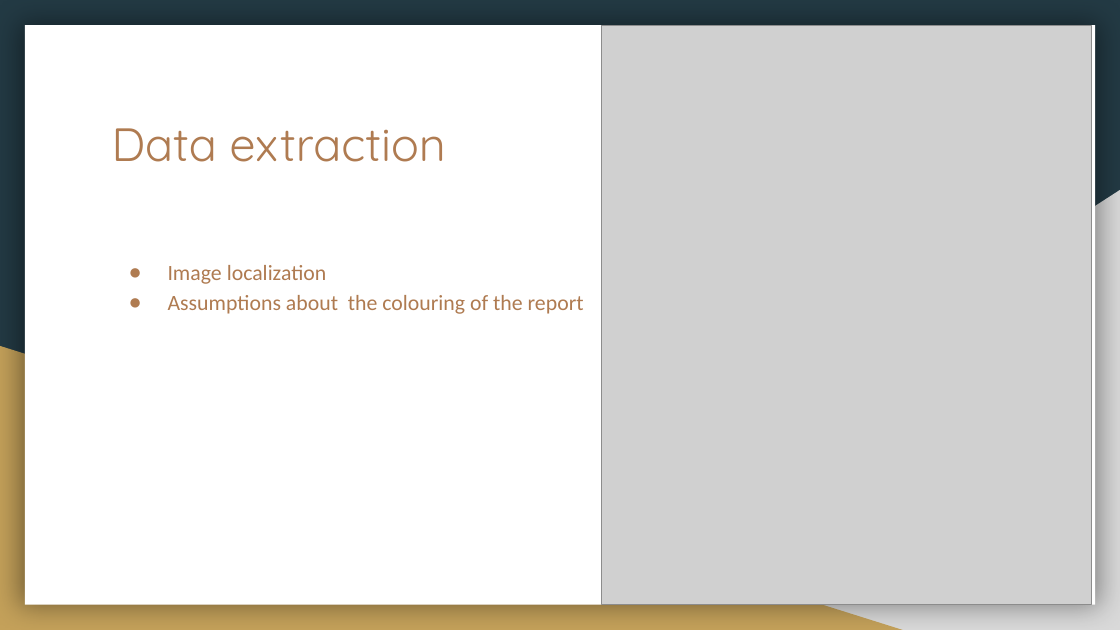
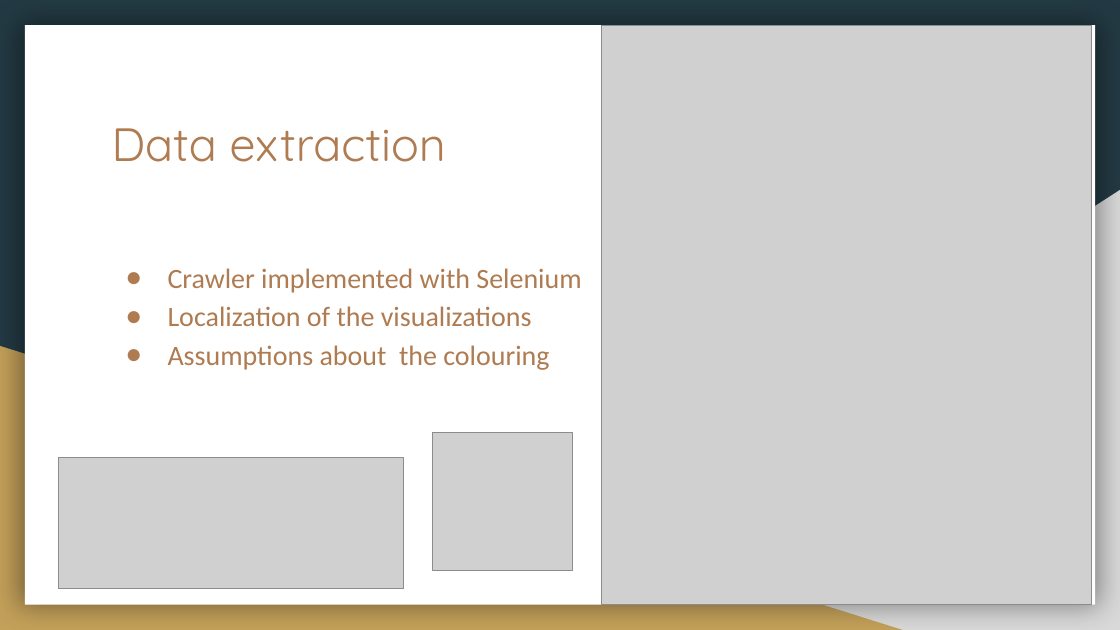
Before and after one commit to theteleton/project, a slide deck: slide 8 of presentation/presentation.pptx. Drawn at 1120x630 pixels with LibreOffice and Linux fonts; fonts in the diff are those of the drawing; grey boxes stand for pictures. Boxes give left, top, right and bottom in pixels: in the first picture for what was removed or moved away, otherwise in the second. Text is boxed around its words. In the diff, an @@ line names an element or a change of style, - is before the commit and + after.

```diff
--- a/presentation/presentation.pptx
+++ b/presentation/presentation.pptx
@@ text at [168,268,581,370]: text changed; size 14 to 18 pt @@
-● Image localization
-● Assumptions about the colouring of the report
+● Crawler implemented with Selenium
+● Localization of the visualizations
+● Assumptions about the colouring
@@ picture added at [432,432,571,571] @@
@@ picture added at [58,458,403,589] @@
```
Also in this commit, not shown: 7 other slides changed, 1 slide added.
